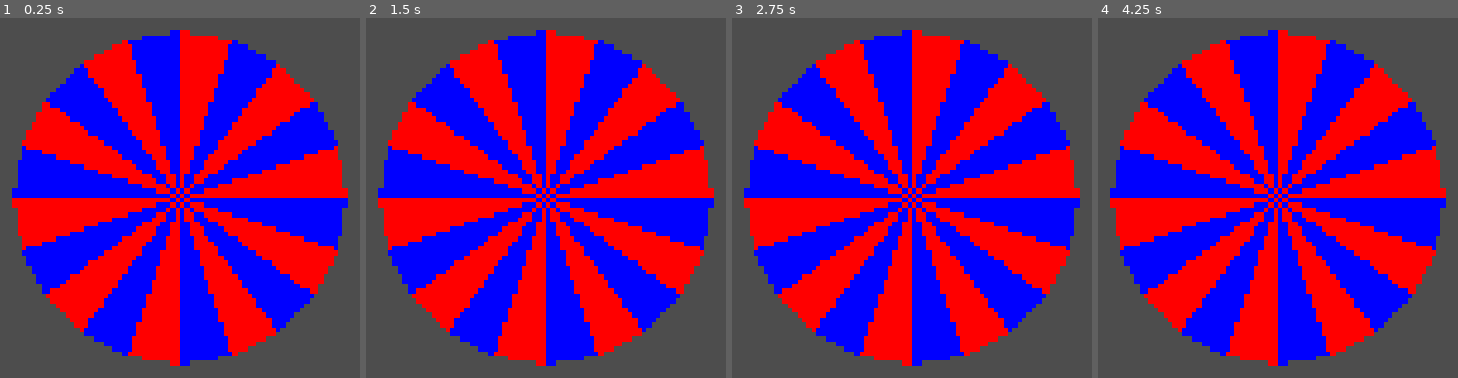
Above: before the commit, frames 1-4 (left to right).
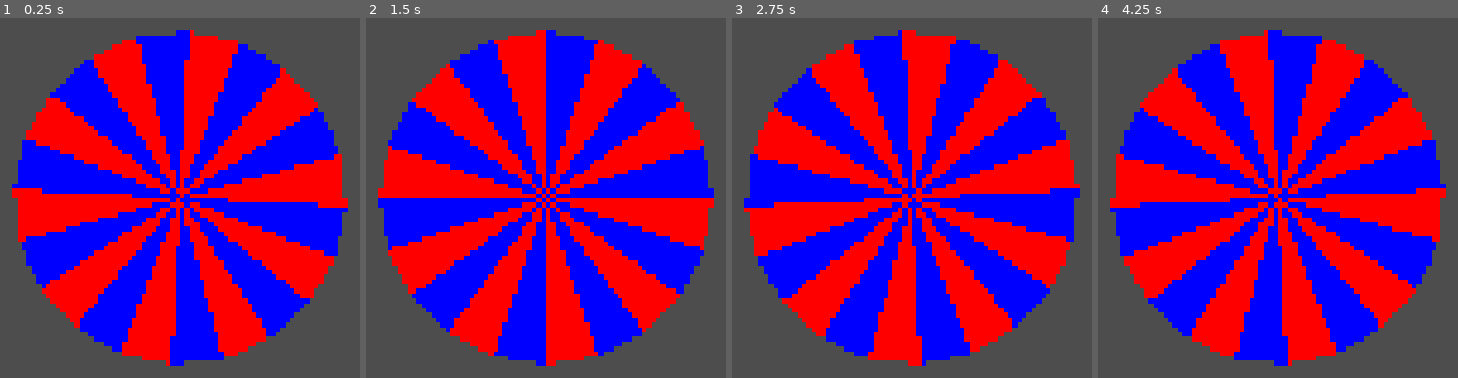
Above: after the commit, the same moments.

Repository: jowashli/gift-exchange-wheelofnames
Game: Godot game, scene res://scenes/wheelofnames.tscn
Same seed, same stepped clock (60 frames per second), same inputs: the game is played once before the commit and once after it.
Inputs:
- Up to frame 1 (0.25 s): no input
- Up to frame 2 (1.5 s): no input
- Up to frame 3 (2.75 s): no input
- Up to frame 4 (4.25 s): no input

The runs differ from the first frame. In frame 1, 11% of the frame differs, in the area x 3-97%, y 3-97%; in frame 2, 66%; in frame 3, 11%; in frame 4, 56%.

Commit message:
Draw circle with rotation offset

Diff:
--- a/scripts/Wheelofnames.gd
+++ b/scripts/Wheelofnames.gd
@@ -1,23 +1,13 @@
 extends Node2D
+
+var rotation_offset_degrees : float = 0
 
 func get_screen_midpoint() -> Vector2:
 	return get_viewport_rect().size / 2
 
-func _ready() -> void:
-	print(generate_circle_points(get_screen_midpoint(), 200., true))
-
 func _process(delta: float) -> void:
 	queue_redraw()
-
-func generate_circle_points(position: Vector2, radius: float, slices: int) -> PackedVector2Array:
-	var points : PackedVector2Array = PackedVector2Array([])
-	var slice_degree : float = 360. / slices
-	var degree : float = 0
-	for i in slices:
-		var p : Vector2 = position + Vector2.UP.rotated(deg_to_rad(degree)) * radius
-		points.append(p)
-		degree += slice_degree
-	return points
+	rotation_offset_degrees += 0.2
 
 func generate_circle_slices(position: Vector2, radius: float, slice_count: int) -> Array[PackedVector2Array]:
 	var slices : Array[PackedVector2Array] = []
@@ -26,8 +16,8 @@
 	for i in slice_count:
 		var slice : PackedVector2Array = PackedVector2Array([
 			position,
-			position + Vector2.UP.rotated(deg_to_rad(slice_degree * i)) * radius,
-			position + Vector2.UP.rotated(deg_to_rad(slice_degree * (i + 1))) * radius
+			position + Vector2.UP.rotated(deg_to_rad(slice_degree * i + rotation_offset_degrees)) * radius,
+			position + Vector2.UP.rotated(deg_to_rad(slice_degree * (i + 1) + rotation_offset_degrees)) * radius
 		])
 		slices.append(slice)
 
